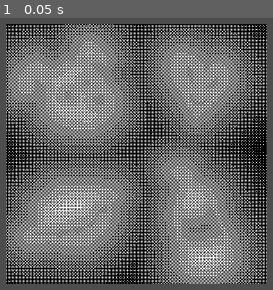
Above: before the commit, frame 1.
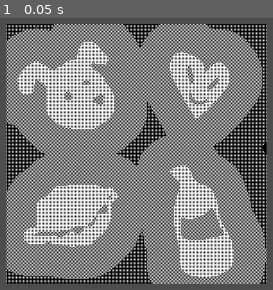
Above: after the commit, the same moment.

Repository: Eptwalabha/godot-shaders
Game: Godot game, scene res://2D/base2D.tscn
Two runs of this game, one before a commit and one after it. Both use one fixed random seed, a clock stepped at 60 frames per second and the inputs below. This scene is started directly instead of the project's main scene. The engine's default icon, where the game draws it, is replaced by a stand-in: a white triangle on a blue panel in a dark square.
Inputs:
- Up to frame 1 (0.05 s): no input

The runs differ from the first frame. In frame 1, 25% of the frame differs, in the area x 2-98%, y 2-98%.

Commit message:
improve dithering shader

Diff:
--- a/2D/dithering/dithering.gdshader
+++ b/2D/dithering/dithering.gdshader
@@ -1,6 +1,6 @@
 shader_type canvas_item;
 
-uniform sampler2D screen : hint_screen_texture;
+uniform float dithering_order : hint_range(1.0, 4.0, 1.0) = 2.0;
 
 const mat4 dither_matrix4 = mat4(
 	vec4(0.0, 0.5, 0.125, 0.625),
@@ -16,7 +16,7 @@
 void fragment() {
 	vec4 pixel_color = texture(TEXTURE, UV);
 	float gray = grayscale(pixel_color);
-	vec2 dither_coord = mod(FRAGCOORD.xy, vec2(4.0));
+	vec2 dither_coord = mod(FRAGCOORD.xy, vec2(dithering_order));
 	float dither_value = dither_matrix4[int(dither_coord.x)][int(dither_coord.y)];
 	COLOR = vec4(vec3(float(gray > dither_value)), pixel_color.a);
 }
--- a/2D/dithering/dithering.tres
+++ b/2D/dithering/dithering.tres
@@ -4,3 +4,4 @@
 
 [resource]
 shader = ExtResource("1_kid6o")
+shader_parameter/dithering_order = 2.0
